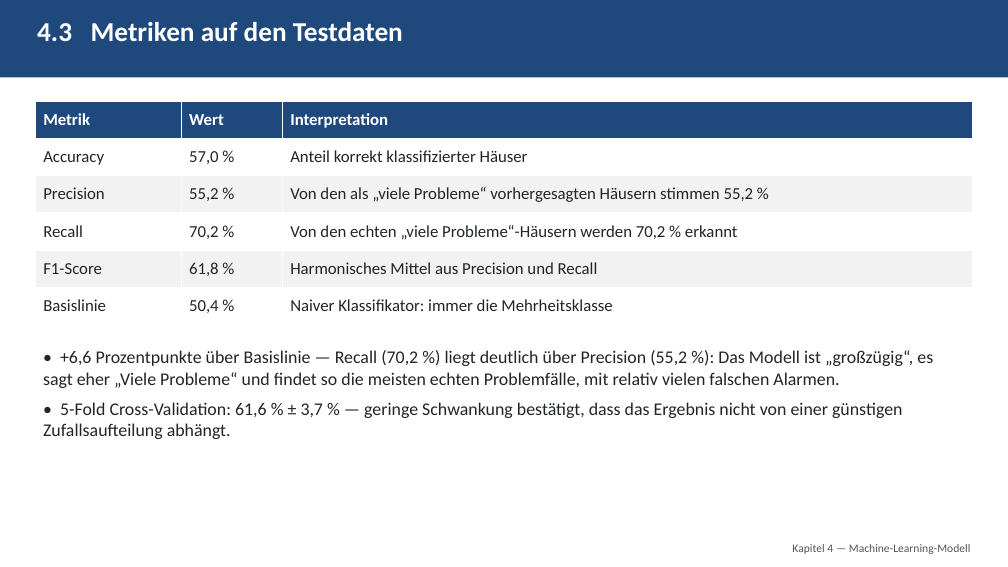
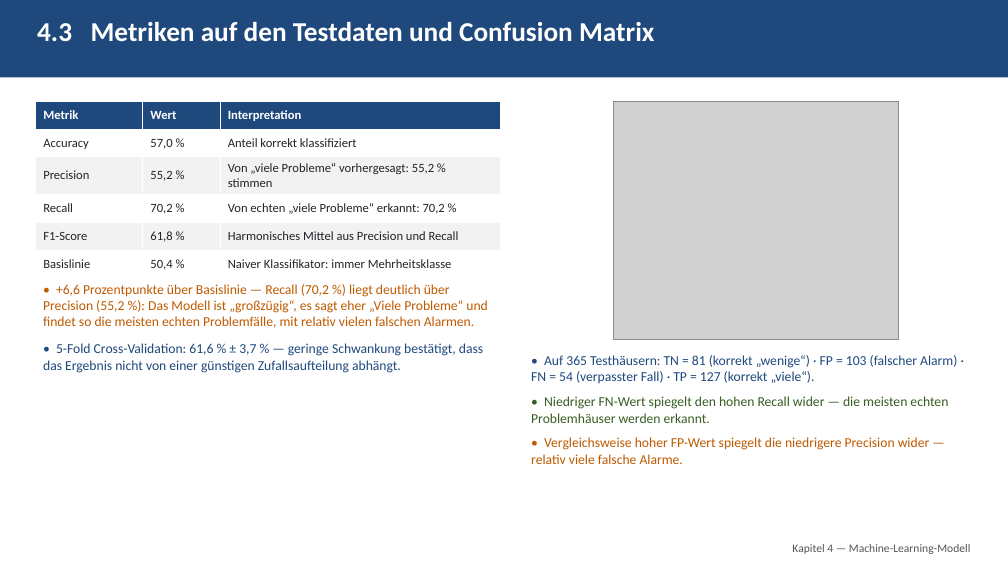
Before and after one commit to eufunk/Qualitaets_Muster_Finder, a slide deck: slide 25 of Doku/PPT/Projektbegleitende_Praesentation.pptx (slide 30 before the commit). Drawn at 1008x567 pixels with LibreOffice and Linux fonts; fonts in the diff are those of the drawing; grey boxes stand for pictures. Boxes give left, top, right and bottom in pixels: in the first picture for what was removed or moved away, otherwise in the second. Text is boxed around its words. In the diff, an @@ line names an element or a change of style, - is before the commit and + after.

```diff
--- a/Doku/PPT/Projektbegleitende_Praesentation.pptx
+++ b/Doku/PPT/Projektbegleitende_Praesentation.pptx
@@ text at [37, 22, 654, 41]: text changed @@
-4.3 Metriken auf den Testdaten
+4.3 Metriken auf den Testdaten und Confusion Matrix
@@ table at [36, 101, 500, 274] @@
-row 2, column 3: Anteil korrekt klassifizierter Häuser
+row 2, column 3: Anteil korrekt klassifiziert
-row 3, column 3: Von den als „viele Probleme“ vorhergesagten Häusern stimmen 55,2 %
+row 3, column 3: Von „viele Probleme“ vorhergesagt: 55,2 % stimmen
-row 4, column 3: Von den echten „viele Probleme“-Häusern werden 70,2 % erkannt
+row 4, column 3: Von echten „viele Probleme“ erkannt: 70,2 %
-row 6, column 3: Naiver Klassifikator: immer die Mehrheitsklasse
+row 6, column 3: Naiver Klassifikator: immer Mehrheitsklasse
@@ size 16 to 12 pt in "Metrik", "Wert", "Interpretation", "Accuracy" and 10 more places @@
@@ table: place and size @@
-table at [36, 101, 972, 324]
+table at [36, 101, 500, 274]
@@ picture added at [613, 101, 899, 340] @@
@@ text "• +6,6 Prozentpunkte über Basislinie ...": place and size @@
-text "• +6,6 Prozentpunkte über Basislinie ..." at [43, 350, 933, 439]
+text "• +6,6 Prozentpunkte über Basislinie ..." at [43, 284, 487, 373]
@@ text "• +6,6 Prozentpunkte über Basislinie ..." at [43, 284, 487, 373]: size 17 to 13 pt; text colour #212529 to #BF5A00 in "• +6,6 Prozentpunkte über Basislinie — Recall ..."; text colour #212529 to #1F497D in "• 5-Fold Cross-Validation: 61,6 % ± 3,7 ..."; more space between paragraphs; less space between paragraphs @@
@@ text added at [531, 355, 957, 464], 13 pt, text #1F497D @@
+• Auf 365 Testhäusern: TN = 81 (korrekt „wenige“) · FP = 103 (falscher Alarm) · FN = 54 (verpasster Fall) · TP = 127 (korrekt „viele“).
+• Niedriger FN-Wert spiegelt den hohen Recall wider — die meisten echten Problemhäuser werden erkannt.
+• Vergleichsweise hoher FP-Wert spiegelt die niedrigere Precision wider — relativ viele falsche Alarme.
```
Also in this commit, not shown: 25 other slides changed, 8 slides removed, 28 other files.
